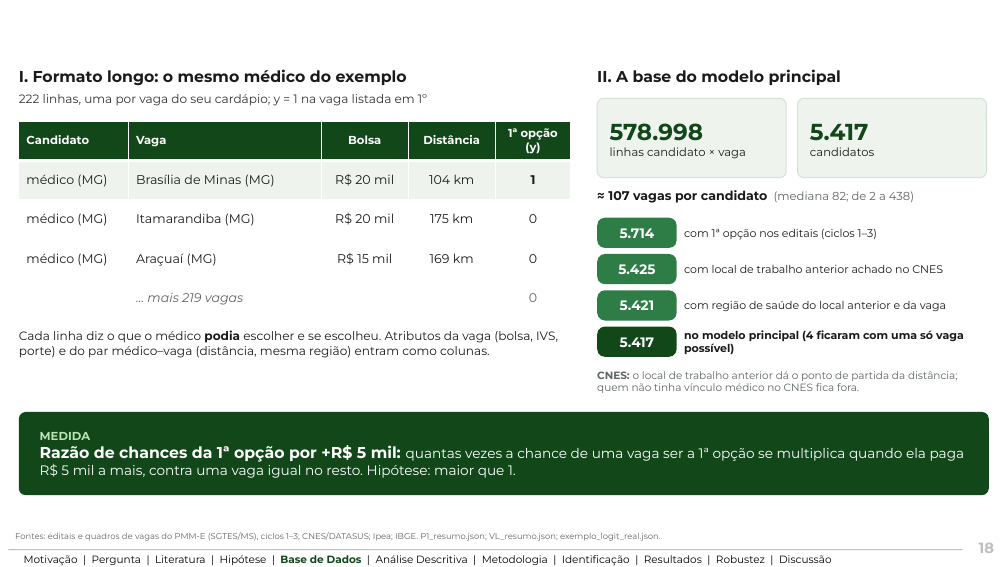
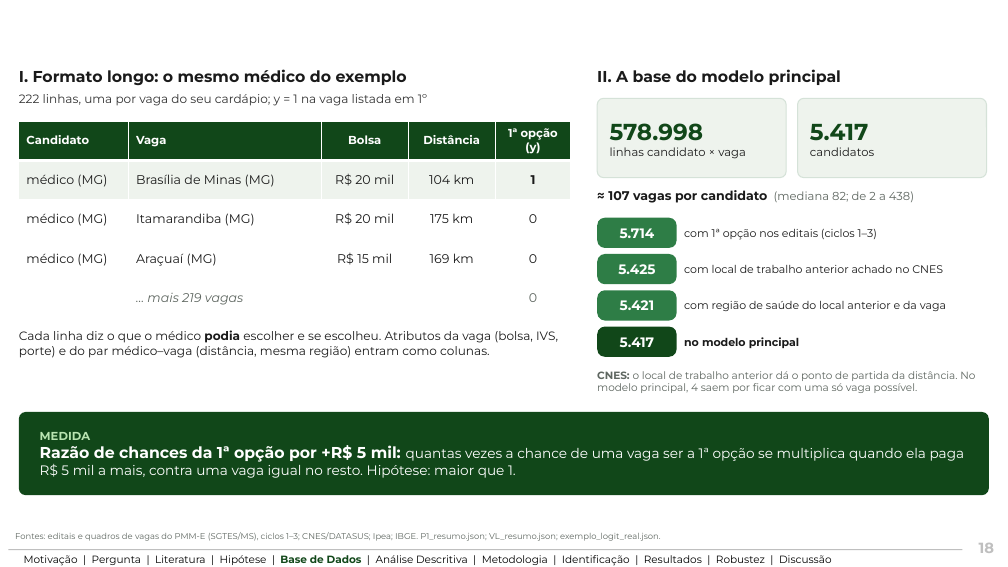
Before and after one commit to ka1victor/impact-eval-health-econ-pmme, a slide deck: slide 18 of output/apresentacao_banca_final/deck_banca_final_grupo.pptx. Drawn at 1008x567 pixels with LibreOffice and Linux fonts; fonts in the diff are those of the drawing; background and template pictures are left out. Boxes give left, top, right and bottom in pixels: in the first picture for what was removed or moved away, otherwise in the second. Text is boxed around its words. In the diff, an @@ line names an element or a change of style, - is before the commit and + after.

```diff
--- a/output/apresentacao_banca_final/deck_banca_final_grupo.pptx
+++ b/output/apresentacao_banca_final/deck_banca_final_grupo.pptx
@@ text at (x1=684, y1=337, x2=799, y2=348): text changed @@
-no modelo principal (4 ficaram com uma só vaga possível)
+no modelo principal
@@ text at (x1=597, y1=371, x2=975, y2=393): text changed @@
-CNES: o local de trabalho anterior dá o ponto de partida da distância; quem não tinha vínculo médico no CNES fica fora.
+CNES: o local de trabalho anterior dá o ponto de partida da distância. No modelo principal, 4 saem por ficar com uma só vaga possível.
```
Also in this commit, not shown: 10 other slides changed, 10 other files.
